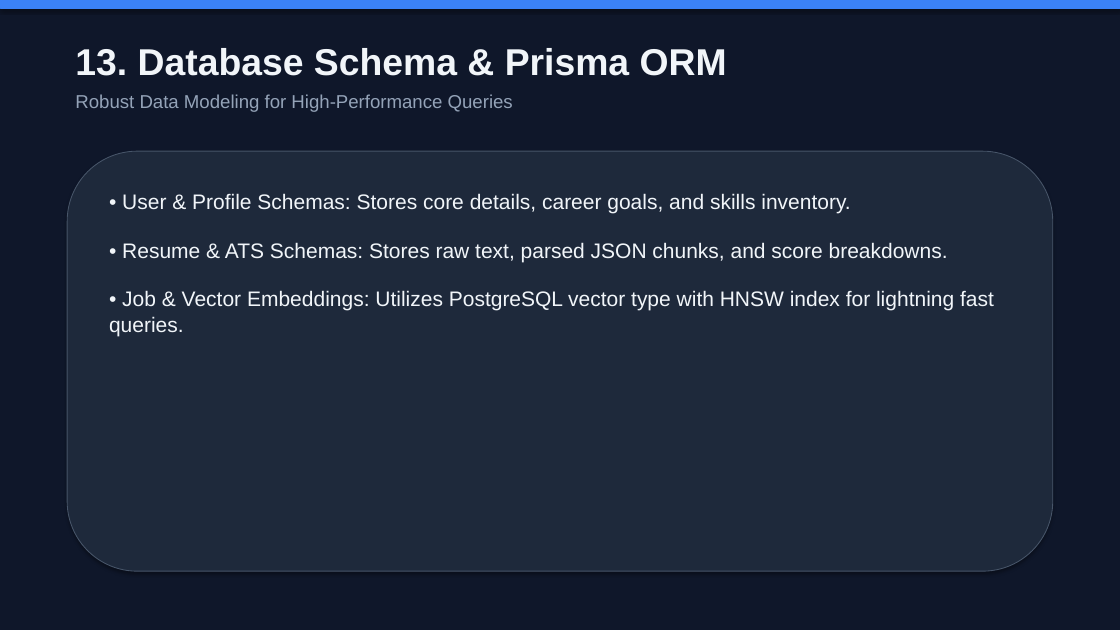
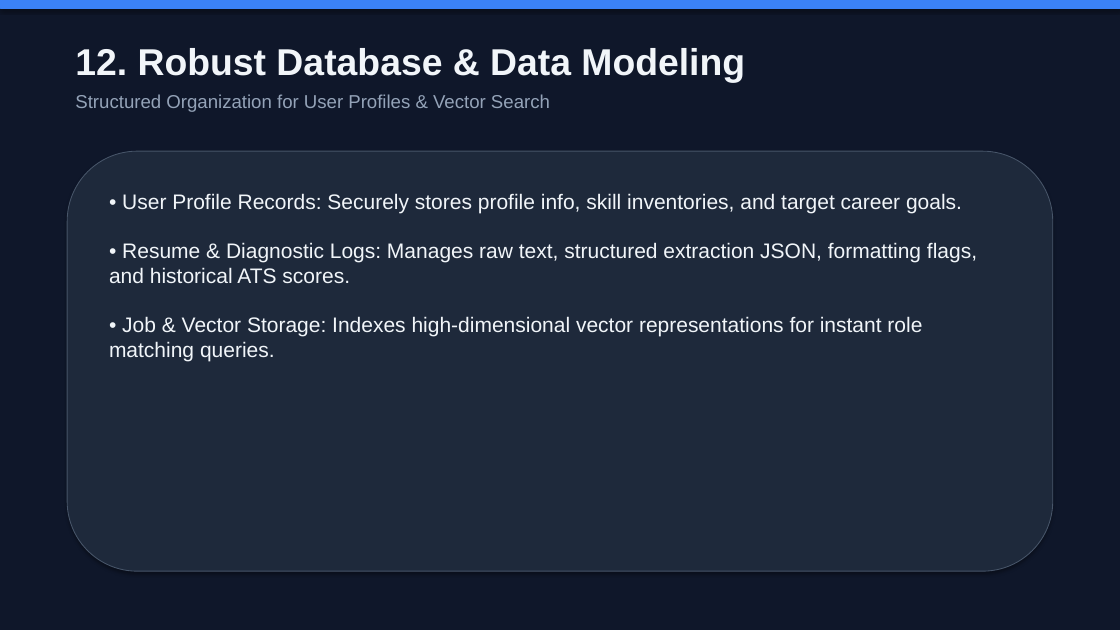
Before and after one commit to RudranshKadiveti/Team-Placebo, a slide deck: slide 13 of CareerPilot_AI_Presentation.pptx (slide 14 before the commit). Drawn at 1120x630 pixels with LibreOffice and Linux fonts; fonts in the diff are those of the drawing. Boxes give left, top, right and bottom in pixels: in the first picture for what was removed or moved away, otherwise in the second. Text is boxed around its words. In the diff, an @@ line names an element or a change of style, - is before the commit and + after.

```diff
--- a/CareerPilot_AI_Presentation.pptx
+++ b/CareerPilot_AI_Presentation.pptx
@@ text at <box>75,48,745,112</box>: text changed @@
-13. Database Schema & Prisma ORM
-Robust Data Modeling for High-Performance Queries
+12. Robust Database & Data Modeling
+Structured Organization for User Profiles & Vector Search
@@ text at <box>109,193,977,361</box>: text changed @@
-• User & Profile Schemas: Stores core details, career goals, and skills inventory.
-• Resume & ATS Schemas: Stores raw text, parsed JSON chunks, and score breakdowns.
-• Job & Vector Embeddings: Utilizes PostgreSQL vector type with HNSW index for lightning fast queries.
+• User Profile Records: Securely stores profile info, skill inventories, and target career goals.
+• Resume & Diagnostic Logs: Manages raw text, structured extraction JSON, formatting flags, and historical ATS scores.
+• Job & Vector Storage: Indexes high-dimensional vector representations for instant role matching queries.
```
Also in this commit, not shown: 7 other slides changed, 6 slides added, 7 slides removed, 1 other file.
